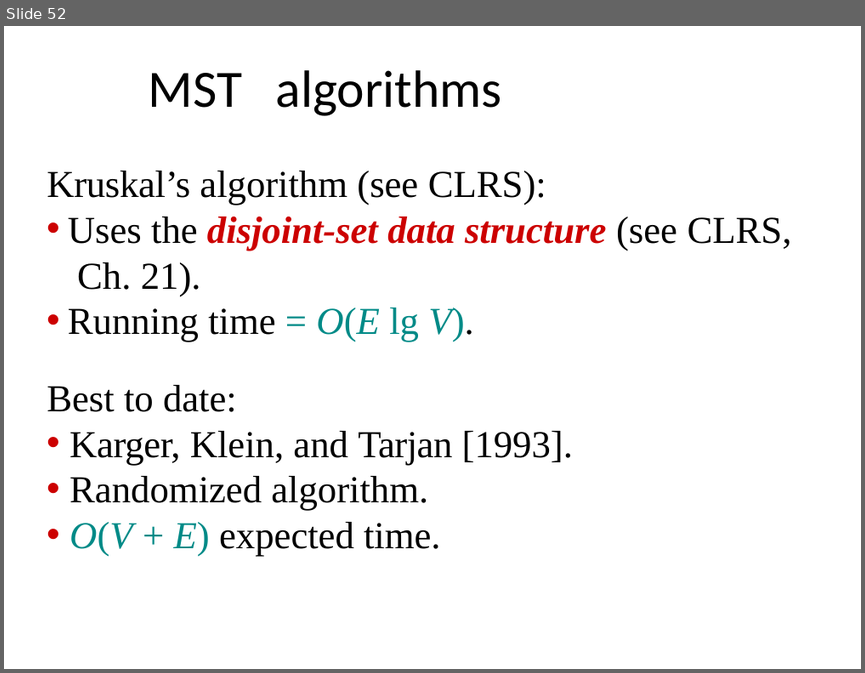
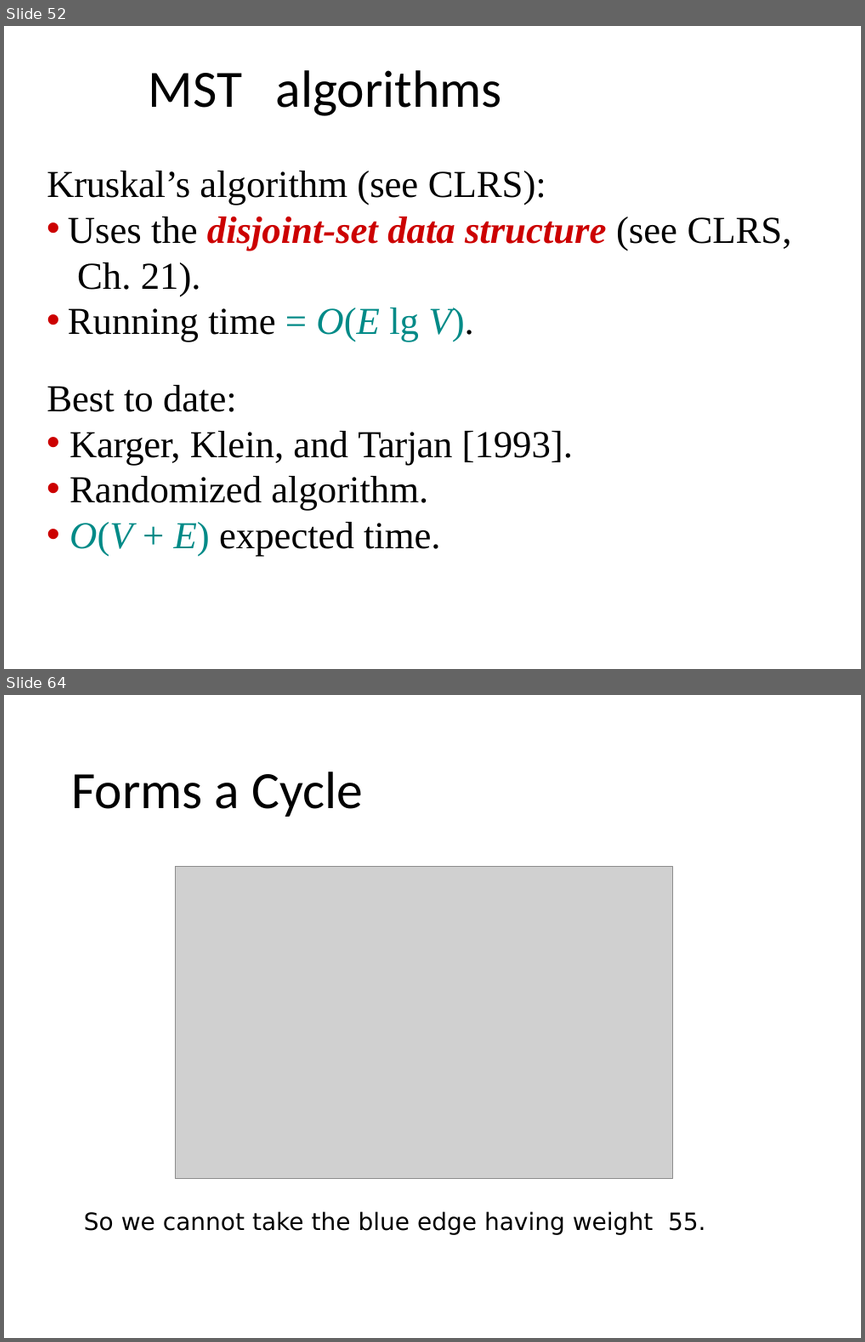
Before and after one commit to yeshwantsingh/DAA, a slide deck: Lecture Slides/Greedy 1.pptx. Shown one above the other, each under a label of ours: slide 52 before the commit, slides 52 and 64 after it; the slides between them are not shown. The pictures are 865x673 and 865x1342 pixels, drawn with LibreOffice and Linux fonts; fonts in the diff are those of the drawing; grey boxes stand for pictures. Boxes give left, top, right and bottom in pixels: in the first picture for what was removed or moved away, otherwise in the second. Text is boxed around its words. In the diff, an @@ line names an element or a change of style, - is before the commit and + after.

```diff
--- a/Lecture Slides/Greedy 1.pptx
+++ b/Lecture Slides/Greedy 1.pptx
@@ slide 64 added at <box>4,695,861,1338</box>, background #FFFFFF @@
@@ title added at <box>71,771,363,817</box>, 44 pt, text #000000 @@
+Forms a Cycle
@@ picture added at <box>176,867,672,1179</box> @@
@@ text added at <box>84,1211,706,1235</box>, 20 pt, text #000000 @@
+So we cannot take the blue edge having weight 55.
```
Also in this commit, not shown: 12 other slides added, 4 other files.
